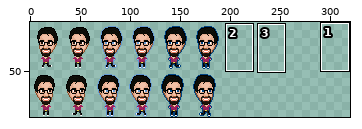
Two states of a sprite sheet, JudsonRun/Resources/judson.png. The picture above shows the old version from afar; the outline marks the close-up.
Close-up. Before the edit:
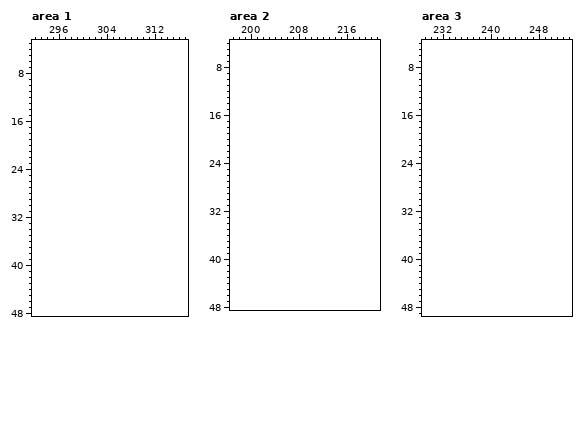
The file is 384x192 pixels, drawn in blocks of 2x2; one block is one cell here. Colours within 5 levels of each other are drawn and written as one. Shown: area 1: x 292..317, y 3..48; area 2: x 197..221, y 4..48; area 3: x 229..253, y 4..49. The old version is drawn lined up with the new one, on the new canvas. The wide view leaves out empty margins. The commit also changed other parts of the picture, which this record leaves out.
Palette (. is transparent): 
After the commit:
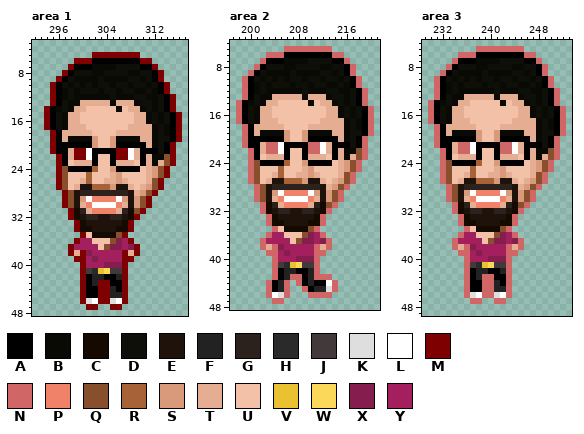
Colours new in this view: A #000000  B #0a0a04  C #140a00  D #0f0f0a  E #1e120b  F #222222  G #2b221d  H #2a2a2a  J #423a3a  K #dedede  L #ffffff  M #7f0000  N #d16666  P #ef8269  Q #874f2c  R #a86237  S #d89a7b  T #e5ae92  U #f2c1a7  V #eac130  W #fcd85a  X #851e4f  Y #a31f5e
Change:
canvas 192x96 -> 320x96
Changed rows in their new state; - is an unchanged pixel.
Area 1:
first column x 294:
 5 --------MMMMMMMM-------
 6 -----MMMAAAAAAAAMM-----
 7 ----MAAABBBBDDDDAAM----
 8 ---MADDDBBDDDDBBDDAM---
 9 --MADBBBBDBBBBDDBDAM---
10 -MADBDBDBDDBDDBDDBDAM--
11 -MABDBDDDBDDBDDBBDBAM--
12 -MABDBBBBBBDBBBDDBBDAM-
13 -MADBBTTTTTBTTTBDDBDAM-
14 MABDBTTUUUUUBUTTBDBDAM-
15 MADBTTUUUUUUUUUTTBDBDAM
16 MADBTTUUUUUUUUUTTBDBDAM
17 MADBTTTUUUUUUUTTTTBDBAM
18 -MATTTTTUUUUTTTTTTBDBAM
19 -MATBBBBSUUSBBBBTTBDDAM
20 -MAAAAAASUUSAAAAATBDAM-
21 -MAATMMLAAAAMMLTAAADAM-
22 --MATMMLAUUAMMLTATBBQM-
23 --MAUTTTAUUATTTUATBTQM-
24 --MQAAAARUUSAAAAUTSQM--
25 --MQUUURUUUTSUUUUTSQM--
26 --MQUUTRUUTTSTUUUTQM---
27 --MQUTEERRRSEETUTSQM---
28 ---MQEGGGGGGGGETSQM----
29 ---MQESLPPPPLSESQM-----
30 ---MQETPLLLLPTESQM-----
31 ----MCGTPPPPTGCQM------
32 ----MCEGGEEGGECM-------
33 -----MCEEEEEECM--------
34 -----MCCEEEECCM--------
35 ------MUCCCCQM---------
36 -----MYYUUUQXYM--------
37 ----MYYYYUQXXYXM-------
38 ----MTMXYYYYYMTM-------
39 -----MMYXYYYYMM--------
40 ------MYYYXXXM---------
41 ------MJHVWJJM---------
42 ------MAFFAAFM---------
43 ------MAFMMAAM---------
44 ------MAAMMFAM---------
45 ------MAAMMFFM---------
46 ------MKLMMKLM---------
47 -------MM--MM----------
Area 2:
first column x 198:
 5 --------NNNNNNNN-------
 6 -----NNNAAAAAAAANN-----
 7 ----NAAABBBBDDDDAAN----
 8 ---NADDDBBDDDDBBDDAN---
 9 --NADBBBBDBBBBDDBDAN---
10 -NADBDBDBDDBDDBDDBDAN--
11 -NABDBDDDBDDBDDBBDBAN--
12 -NABDBBBBBBDBBBDDBBDAN-
13 -NADBBTTTTTBTTTBDDBDAN-
14 NABDBTTUUUUUBUTTBDBDAN-
15 NADBTTUUUUUUUUUTTBDBDAN
16 NADBTTUUUUUUUUUTTBDBDAN
17 NADBTTTUUUUUUUTTTTBDBAN
18 -NATTTTTUUUUTTTTTTBDBAN
19 -NATBBBBSUUSBBBBTTBDDAN
20 -NAAAAAASUUSAAAAATBDAN-
21 -NAATNNLAAAANNLTAAADAN-
22 --NATNNLAUUANNLTATBBQN-
23 --NAUTTTAUUATTTUATBTQN-
24 --NQAAAARUUSAAAAUTSQN--
25 --NQUUURUUUTSUUUUTSQN--
26 --NQUUTRUUTTSTUUUTQN---
27 --NQUTEERRRSEETUTSQN---
28 ---NQEGGGGGGGGETSQN----
29 ---NQESLPPPPLSESQN-----
30 ---NQETPLLLLPTESQN-----
31 ----NCGTPPPPTGCQN------
32 ----NCEGGEEGGECN-------
33 -----NCEEEEEECN--------
34 -----NCCEEEECCN--------
35 ------NUCCCCQN---------
36 -----NYYUUUQXYN--------
37 ----NYYYYUQXXYXN-------
38 ----NTNXYYYYYNTN-------
39 -----NNYXYYYYNN--------
40 ------NYYYXXXN---------
41 ------NJHVWJJN---------
42 ------NAFFAAFN---------
43 ------NAFNNAFNNN-------
44 -----NAFN-NAFAALN------
45 -----NAFN--NAFFKN------
46 -----NLKN---NNNN-------
47 ------NN---------------
Area 3:
first column x 230:
 5 --------NNNNNNNN-------
 6 -----NNNAAAAAAAANN-----
 7 ----NAAABBBBDDDDAAN----
 8 ---NADDDBBDDDDBBDDAN---
 9 --NADBBBBDBBBBDDBDAN---
10 -NADBDBDBDDBDDBDDBDAN--
11 -NABDBDDDBDDBDDBBDBAN--
12 -NABDBBBBBBDBBBDDBBDAN-
13 -NADBBTTTTTBTTTBDDBDAN-
14 NABDBTTUUUUUBUTTBDBDAN-
15 NADBTTUUUUUUUUUTTBDBDAN
16 NADBTTUUUUUUUUUTTBDBDAN
17 NADBTTTUUUUUUUTTTTBDBAN
18 -NATTTTTUUUUTTTTTTBDBAN
19 -NATBBBBSUUSBBBBTTBDDAN
20 -NAAAAAASUUSAAAAATBDAN-
21 -NAATNNLAAAANNLTAAADAN-
22 --NATNNLAUUANNLTATBBQN-
23 --NAUTTTAUUATTTUATBTQN-
24 --NQAAAARUUSAAAAUTSQN--
25 --NQUUURUUUTSUUUUTSQN--
26 --NQUUTRUUTTSTUUUTQN---
27 --NQUTEERRRSEETUTSQN---
28 ---NQEGGGGGGGGETSQN----
29 ---NQESLPPPPLSESQN-----
30 ---NQETPLLLLPTESQN-----
31 ----NCGTPPPPTGCQN------
32 ----NCEGGEEGGECN-------
33 -----NCEEEEEECN--------
34 -----NCCEEEECCN--------
35 ------NUCCCCQN---------
36 -----NYYUUUQXYN--------
37 ----NYYYYUQXXYXN-------
38 ----NTNXYYYYYNTN-------
39 -----NNYXYYYYNN--------
40 ------NYYYXXXN---------
41 ------NJHVWJJN---------
42 ------NAFFAAFN---------
43 ------NAFNNAAN---------
44 ------NAANNFAN---------
45 ------NAANNFFN---------
46 ------NKLNNKLN---------
47 -------NN--NN----------
